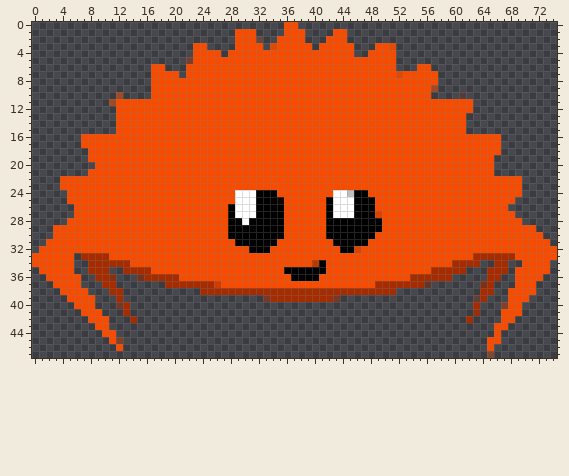
Two states of a sprite sheet, Content/enemies/crabBody.png. This is how it looked before the edit.
The file is 75x48 pixels. Pixels under 10% opacity are left out.
The result:
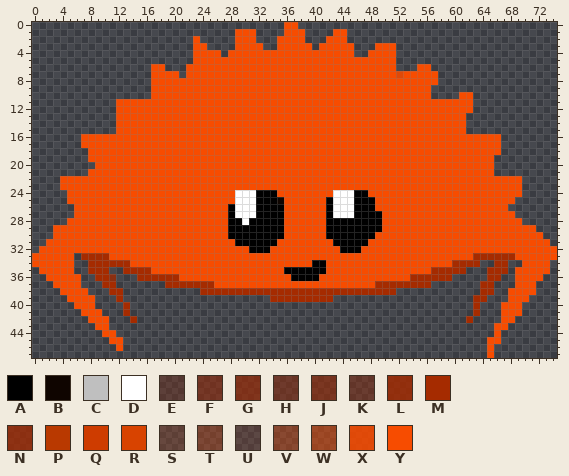
Palette (. is transparent): A #000000  B #0f0500  C #bfbfbf  D #ffffff  E #a3270040  F #a5290080  G #a529009f  H #a4290070  J #a42a008f  K #a52a0060  L #a52b00cf  M #a52b00  N #a62a00bf  P #b93900  Q #ce3c00  R #d84300  S #f54a0030  T #f6490050  U #f7470020  V #f74a0060  W #f74b0080  X #f74b00df  Y #f74c00
The commit says: made crab claws work
Change:
Colour P becomes colour A in row 34 at x 40.
Colour R becomes colour A in row 27 at x 49; in row 32 at x 46.
Colour C becomes colour D in row 24 at x 45.
Colour E becomes colour M in row 39 at x 63.
Colour G becomes colour M in row 37 at x 64.
Colour J becomes colour M in row 36 at x 15.
Colour K becomes colour M in row 37 at x 56.
Colour L becomes colour M in row 41 at x 63.
The author put colour Y in row 2 at x 23; in row 10 at x 62.
Colour Q becomes colour Y in row 37 at x 26.
Colour T becomes colour Y in row 47 at x 65.
Colour U becomes colour Y in row 10 at x 61.
Colour V becomes colour Y in row 40 at x 67; in row 45 at x 12.
Colour X becomes colour Y in row 3 at x 51.
The edit erases colour F in row 39 at x 33 and 43.
The edit erases colour H in row 40 at x 12.
The edit erases colour S in row 2 at x 32.
The edit erases colour T in row 5 at x 22.
The edit erases colour W in row 9 at x 57; in row 10 at x 12; in row 11 at x 11.
The edit erases colour X in row 3 at x 34.
